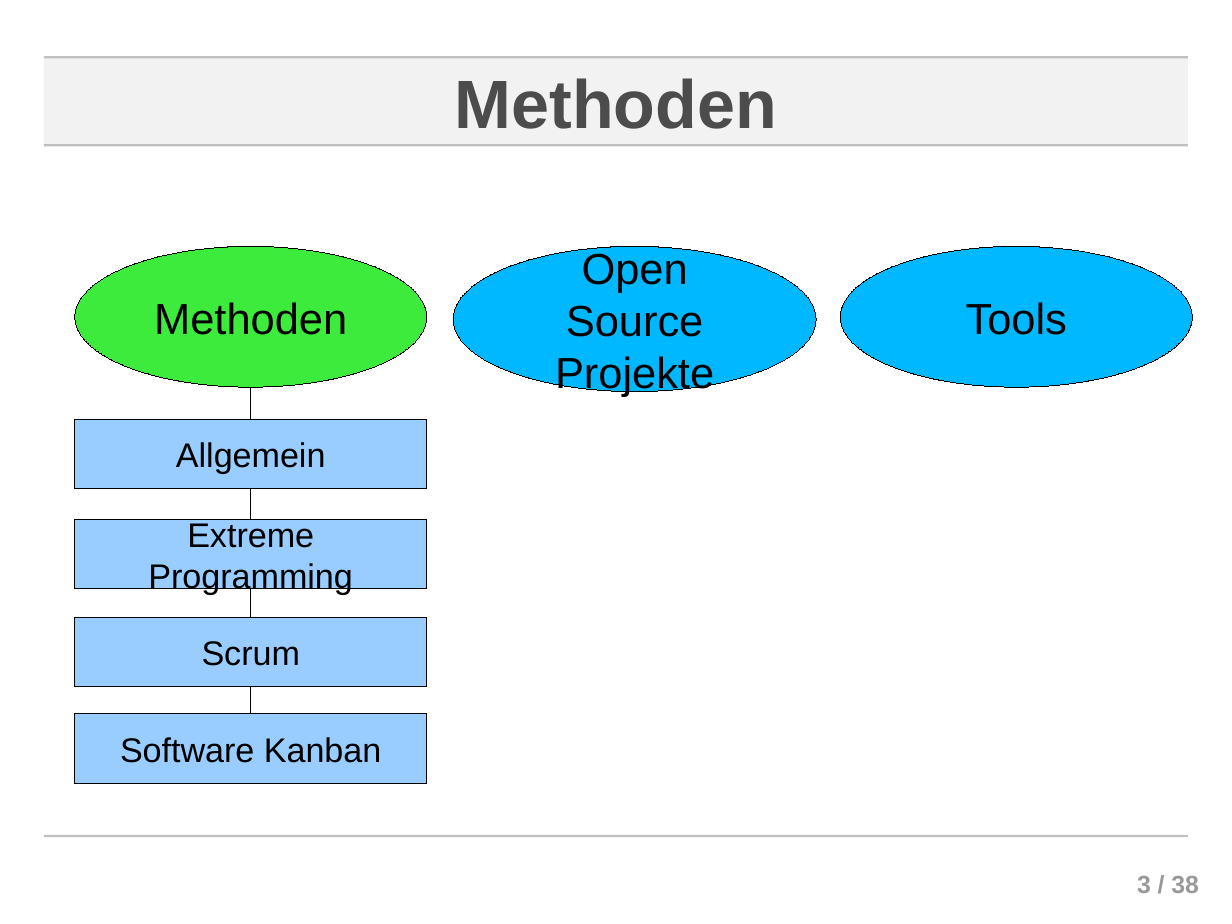
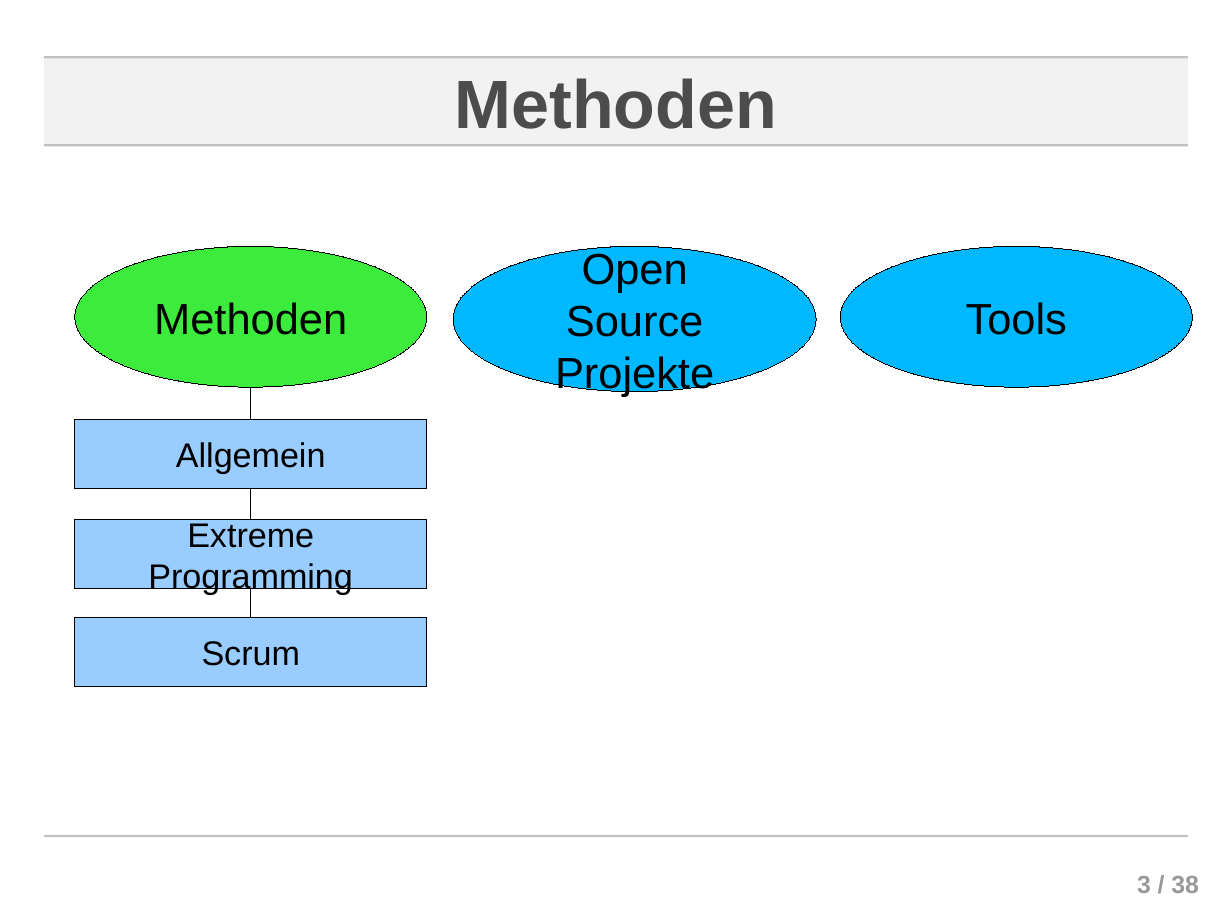
Before and after one commit to ChornHulio/sweSeminar, a slide deck: slide 3 of presentation/Agile Softwareentwicklung.odp. Drawn at 1232x924 pixels with LibreOffice and Linux fonts; fonts in the diff are those of the drawing; background and template pictures are left out. Boxes give left, top, right and bottom in pixels: in the first picture for what was removed or moved away, otherwise in the second. Text is boxed around its words. In the diff, an @@ line names an element or a change of style, - is before the commit and + after.

Commit message:
Kanban und Scrum Anti-Pattern ausgeblendet

```diff
--- a/presentation/Agile Softwareentwicklung.odp
+++ b/presentation/Agile Softwareentwicklung.odp
@@ elbow line removed from (250, 714) to (250, 686) @@
@@ rectangle removed at box(75, 714, 427, 784) @@
-Software Kanban
```
Also in this commit, not shown: 10 other slides changed.
